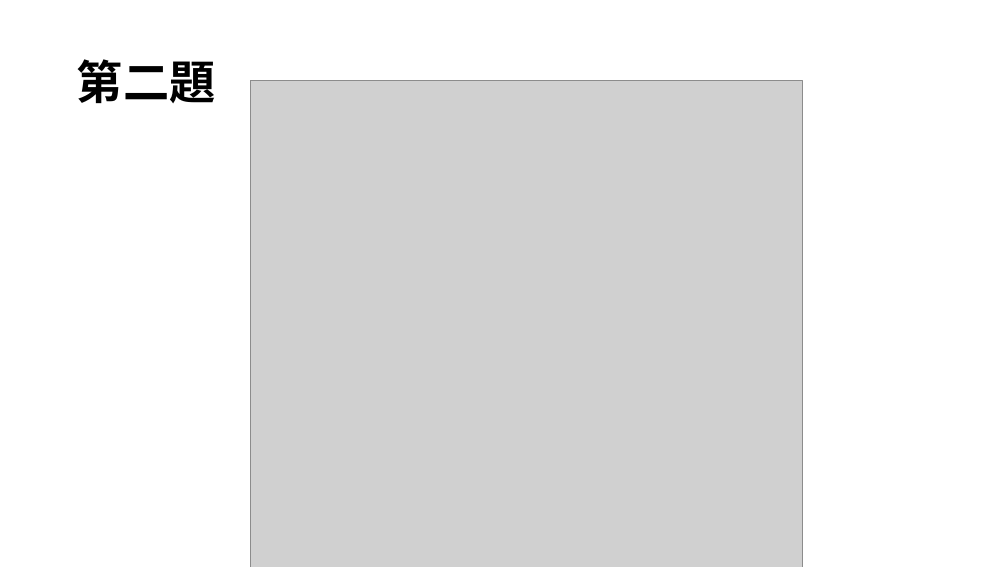
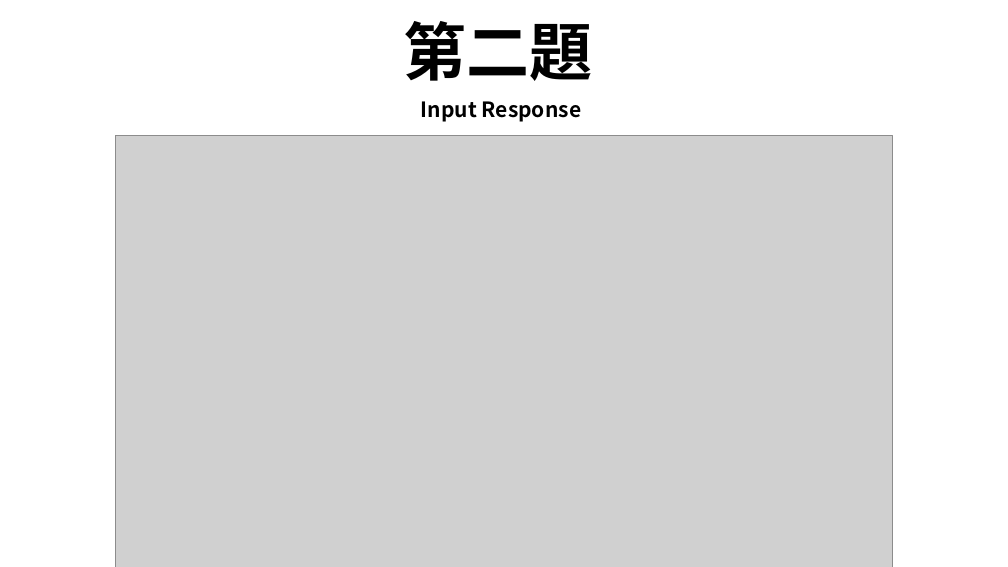
Before and after one commit to Azia0403/matlab-course, a slide deck: slide 14 of DSP_劉豐茗_張芫睿.pptx (slide 5 before the commit). Drawn at 1008x567 pixels with LibreOffice and Linux fonts; fonts in the diff are those of the drawing; grey boxes stand for pictures. Boxes give left, top, right and bottom in pixels: in the first picture for what was removed or moved away, otherwise in the second. Text is boxed around its words. In the diff, an @@ line names an element or a change of style, - is before the commit and + after.

Commit message:
新增 期中考 第二題跟第三題波型ppt以及code

```diff
--- a/DSP_劉豐茗_張芫睿.pptx
+++ b/DSP_劉豐茗_張芫睿.pptx
@@ title "第二題": place and size @@
-title "第二題" at box(77, 59, 216, 103)
+title "第二題" at box(404, 21, 593, 81)
@@ title "第二題" at box(404, 21, 593, 81): size 44 to 60 pt @@
@@ text added at box(421, 101, 581, 122), 20 pt, text #000000, bold @@
+Input Response
@@ picture: place and size @@
-picture at box(250, 80, 802, 567)
+picture at box(116, 135, 893, 567)
```
Also in this commit, not shown: 3 other slides changed, 4 slides added, 5 slides removed.
